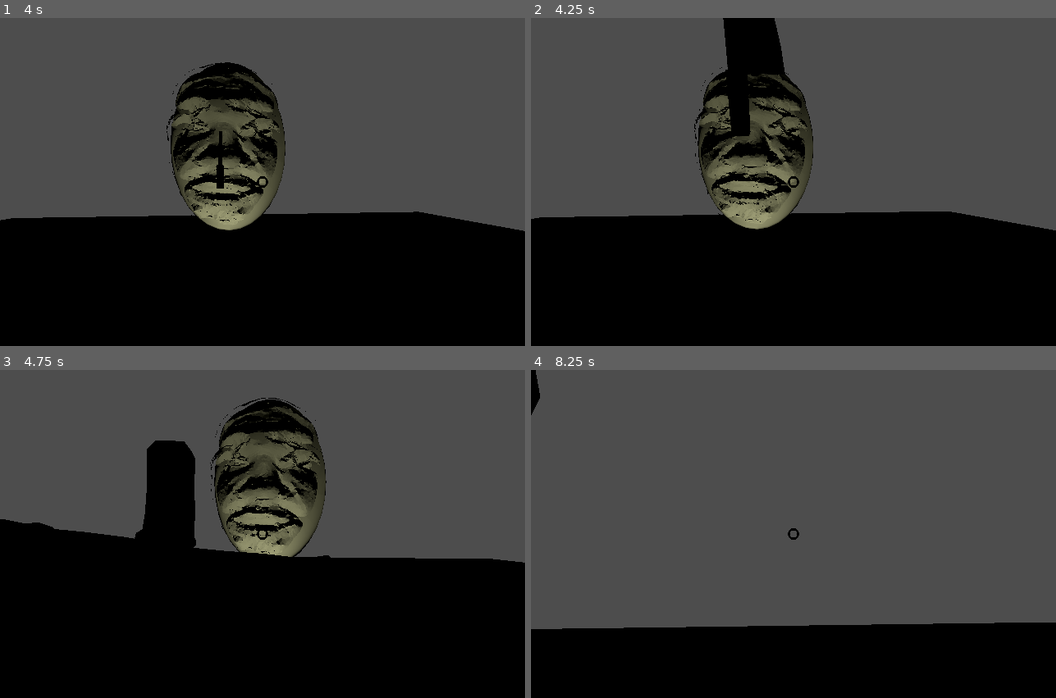
Above: before the commit, frames 1-4 (two rows, left to right).
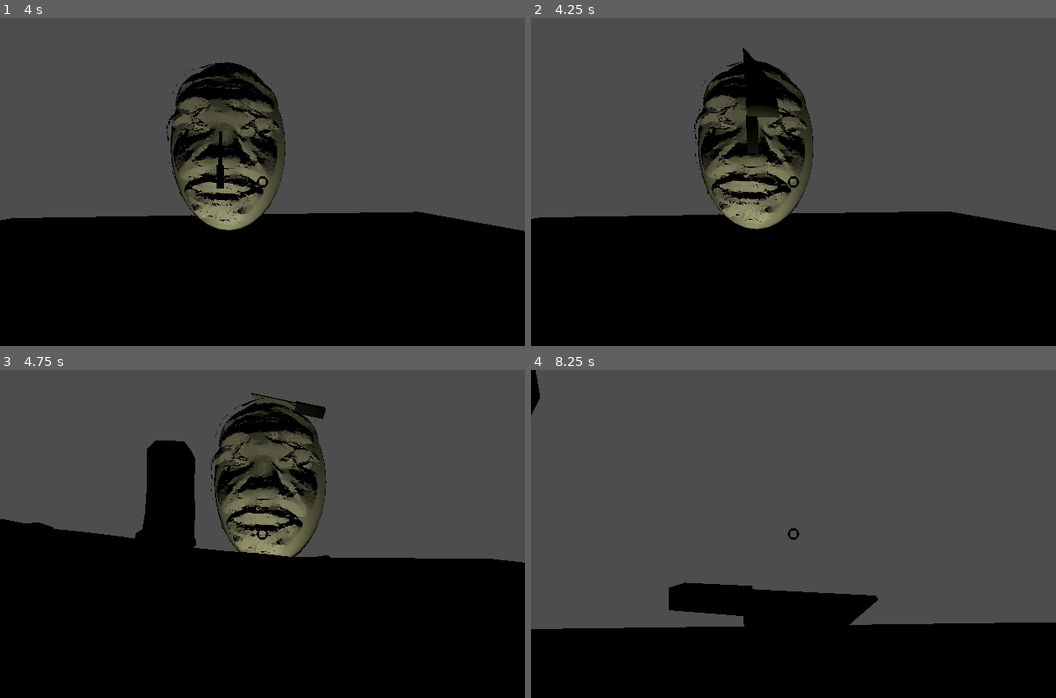
Above: after the commit, the same moments.

Repository: alt-romes/ggj24
Game: Godot game, scene res://Ragdoll.tscn
The game is run twice, just before and just after one commit, with the same random seed, the same clock (stepped at 60 frames per second) and the same inputs. Sound files missing from this copy of the repository are replaced by a short silence.
Inputs (mouse positions are in pixels of both pictures, inside the frame that each line leads up to):
- Up to frame 1 (4 s): move the mouse to (288, 182) at 0.52 s; hold W (Forward) from 0.53 s (still down); tap Space (Space) at 0.6, 2.1, 3.6 s; click (288, 182) at 0.67 s; move the mouse to (236, 182) at 1.27 s; click (236, 182) at 1.35 s; move the mouse to (273, 175) at 2.02 s; move the mouse to (257, 188) at 2.77 s; click (257, 188) at 2.85 s; tap Enter at 3.5 s; move the mouse to (304, 185) at 3.52 s
- Up to frame 2 (4.25 s): keep holding W (Forward)
- Up to frame 3 (4.75 s): keep holding W (Forward); move the mouse to (220, 530) at 4.27 s; click (220, 530) at 4.35 s
- Up to frame 4 (8.25 s): move the mouse to (798, 534) at 5.02 s; tap Space (Space) at 5.1, 6.6, 8.1 s; click (798, 534) at 5.17 s; move the mouse to (772, 527) at 5.77 s; release W (Forward) at 5.78 s; hold D (Right) 5.78-6.53 s; click (772, 527) at 5.85 s; move the mouse to (819, 534) at 6.52 s; hold W (Forward) from 6.53 s (still down); move the mouse to (767, 534) at 7.27 s; click (767, 534) at 7.35 s; move the mouse to (804, 527) at 8.02 s

Frame 1 is identical in both runs. In frame 2, 2.2% of the frame differs, in the area x 36-49%, y 0-39%; in frame 3, 0.3%; in frame 4, 3.7%, in the area x 26-67%, y 64-79%.

Commit message:
Merger

Diff:
--- a/Follower.gd
+++ b/Follower.gd
@@ -48,7 +48,7 @@
 			$Projectil.rotation = Vector3.ZERO
 			$Projectil.freeze = false
 			$Projectil.visible = true
-			$Projectil.apply_central_impulse(Vector3(0, 10, 10)*VEL)
+			$Projectil.apply_central_impulse(Vector3(0, 10, -10)*VEL)
 			$Projectil.angular_velocity = Vector3(3, 0, 0)
 	else:
 		timeToFire += delta
--- a/Main.tscn
+++ b/Main.tscn
@@ -1,12 +1,10 @@
-[gd_scene load_steps=8 format=3 uid="uid://c46wf5dm8c2px"]
+[gd_scene load_steps=9 format=3 uid="uid://3gcpdbgne8tk"]
 
 [ext_resource type="PackedScene" uid="uid://c41pfexo2afa7" path="res://player.tscn" id="1_eoeiw"]
 [ext_resource type="PackedScene" uid="uid://cvyvye0am0p2w" path="res://Stage.tscn" id="2_ljblw"]
 [ext_resource type="PackedScene" uid="uid://b3erebdcn5tnj" path="res://Models/Jester/Jester.tscn" id="3_e2ysg"]
 [ext_resource type="Material" uid="uid://dukiehtksqubn" path="res://Materials/RedGrid.tres" id="3_q3ctx"]
-[ext_resource type="Material" uid="uid://j3afs4rqtovq" path="res://Materials/Wood.tres" id="4_apn72"]
-[ext_resource type="Material" uid="uid://sdmrf2rdwfcp" path="res://Materials/GrayGrid.tres" id="4_xevje"]
-[ext_resource type="PackedScene" uid="uid://6gn87rfsn0eq" path="res://Follower.tscn" id="6_5pvjy"]
+[ext_resource type="PackedScene" uid="uid://biuitoloh60j3" path="res://Follower.tscn" id="6_5pvjy"]
 [ext_resource type="Shader" path="res://Shaders/Vignet.gdshader" id="8_i6xw8"]
 
 [sub_resource type="Environment" id="Environment_dy2mx"]
@@ -96,9 +94,9 @@
 
 [node name="Floor" type="CSGBox3D" parent="Arena"]
 transform = Transform3D(1, 0, 0, 0, 1, 0, 0, 0, 1, 2.08165e-12, 1, 2.08165e-12)
-material_override = ExtResource("4_apn72")
+material_override = ExtResource("3_q3ctx")
 size = Vector3(100, 0.5, 100)
-material = ExtResource("4_xevje")
+material = ExtResource("3_q3ctx")
 
 [node name="Lights" type="Node3D" parent="."]
 
--- a/player.tscn
+++ b/player.tscn
@@ -1,6 +1,7 @@
-[gd_scene load_steps=4 format=3 uid="uid://c41pfexo2afa7"]
+[gd_scene load_steps=5 format=3 uid="uid://c41pfexo2afa7"]
 
 [ext_resource type="Script" path="res://Player.gd" id="1_ruoke"]
+[ext_resource type="AudioStream" uid="uid://dk5alsiuebsxo" path="res://Sound/footsteps.mp3" id="2_i1aer"]
 
 [sub_resource type="CapsuleMesh" id="CapsuleMesh_357nl"]
 
@@ -26,3 +27,6 @@
 
 [node name="Location" type="Node3D" parent="Camera"]
 transform = Transform3D(1, 0, 0, 0, 1, 0, 0, 0, 1, 0, 0, -1.85304)
+
+[node name="AudioStreamPlayer" type="AudioStreamPlayer" parent="."]
+stream = ExtResource("2_i1aer")
--- a/project.godot
+++ b/project.godot
@@ -23,6 +23,7 @@
 
 window/size/viewport_width=640
 window/size/viewport_height=400
+window/size/mode=2
 
 [file_customization]
 
Not shown: 1 places in Follower.tscn that only renumber resources
